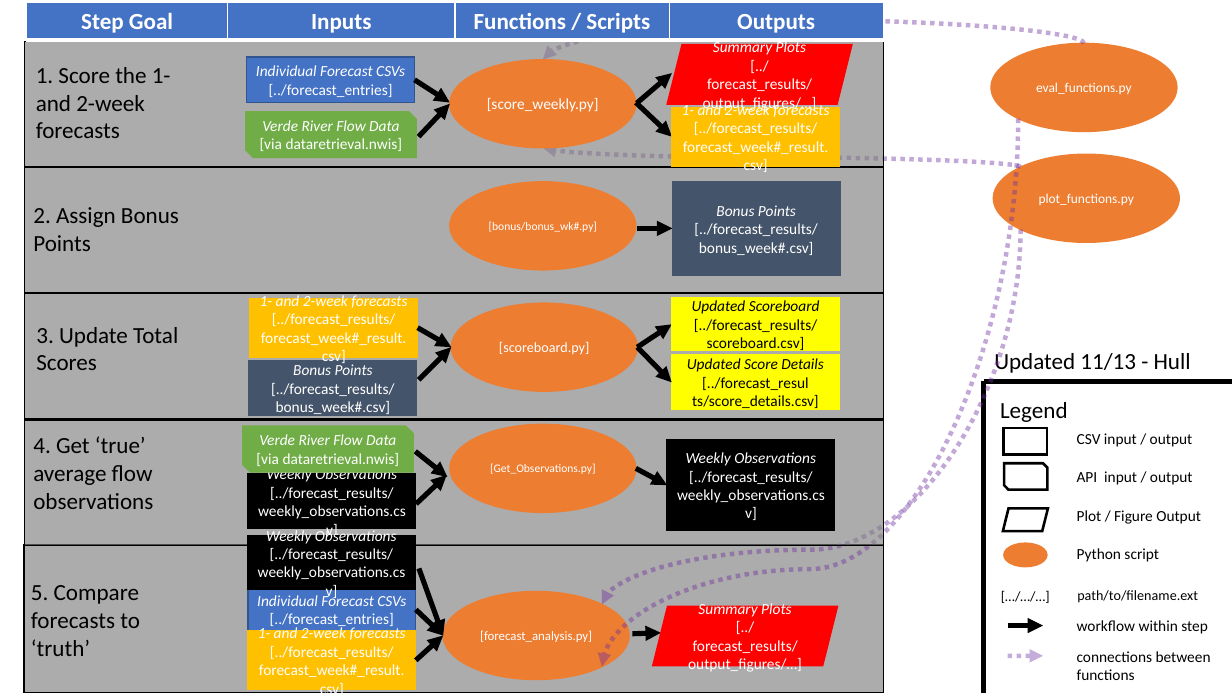
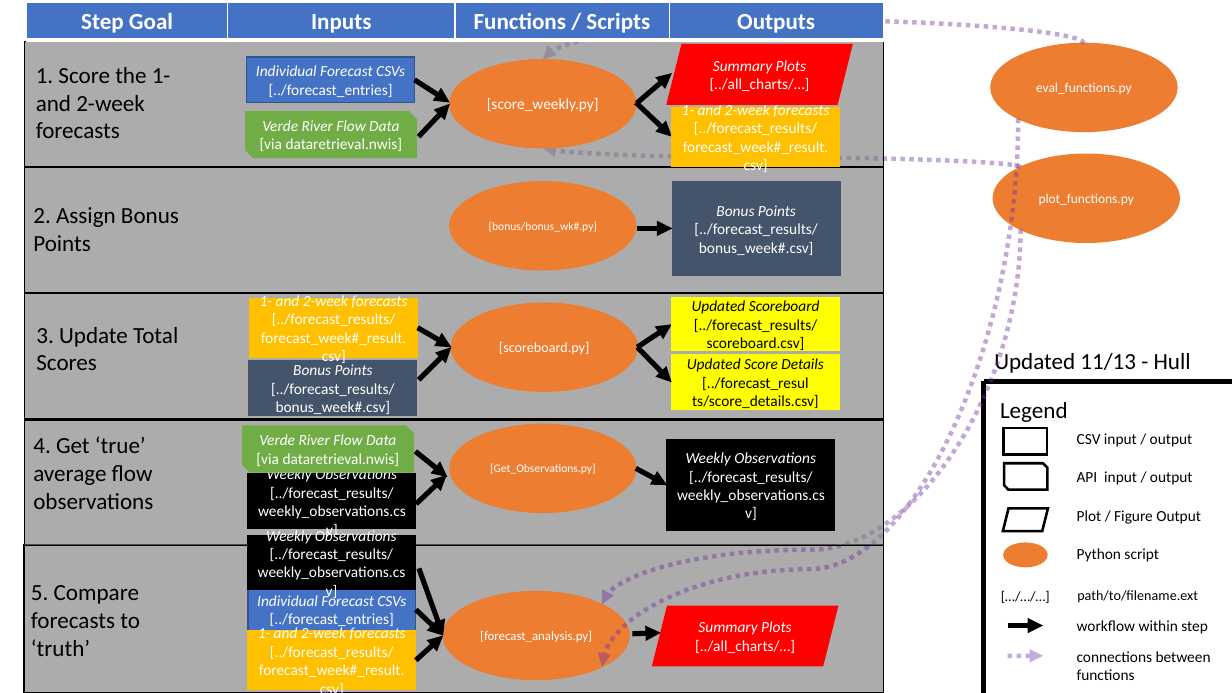
Before and after one commit to HAS-Tools-Fall2020/forecasting, a slide deck: slide 1 of evaluation_scripts/assets/FlowChart.pptx. Drawn at 1232x693 pixels with LibreOffice and Linux fonts; fonts in the diff are those of the drawing. Boxes give left, top, right and bottom in pixels: in the first picture for what was removed or moved away, otherwise in the second. Text is boxed around its words. In the diff, an @@ line names an element or a change of style, - is before the commit and + after.

Commit message:
Small modifications to workflow due to new location for charts at `all_charts`
Small modifications to workflow due to new location for charts at `all_charts`

```diff
--- a/evaluation_scripts/assets/FlowChart.pptx
+++ b/evaluation_scripts/assets/FlowChart.pptx
@@ text in parallelogram at (x1=710, y1=78, x2=810, y2=91): text changed @@
-[../forecast_results/output_figures/…]
+[../all_charts/…]
@@ text in parallelogram at (x1=695, y1=640, x2=795, y2=653): text changed @@
-[../forecast_results/output_figures/…]
+[../all_charts/…]
```
Also in this commit, not shown: 2 other files.
